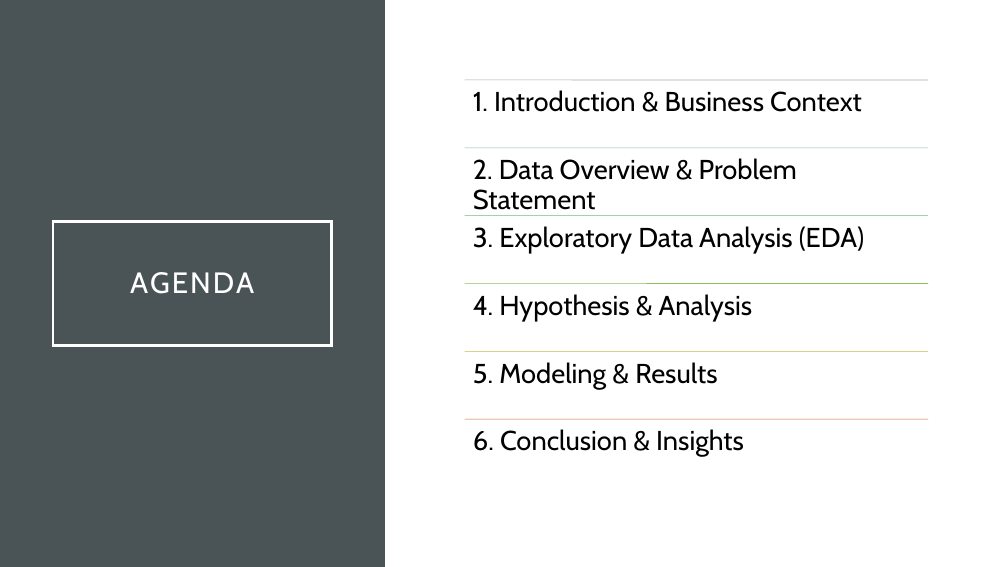
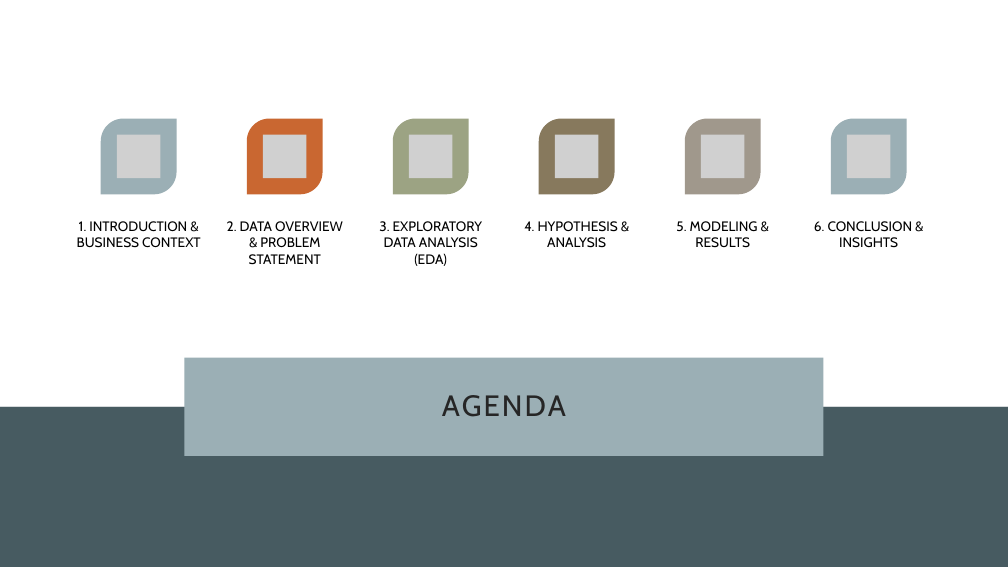
Before and after one commit to Yan1702/IOD17Feb, a slide deck: slide 2 of MiniProject1/MiniProject1_Presentation.pptx. Drawn at 1008x567 pixels with LibreOffice and Linux fonts; fonts in the diff are those of the drawing; grey boxes stand for pictures. Boxes give left, top, right and bottom in pixels: in the first picture for what was removed or moved away, otherwise in the second. Text is boxed around its words. In the diff, an @@ line names an element or a change of style, - is before the commit and + after.

```diff
--- a/MiniProject1/MiniProject1_Presentation.pptx
+++ b/MiniProject1/MiniProject1_Presentation.pptx
@@ rectangle removed at (0,0,385,567) @@
@@ rectangle added at (0,0,1008,407), fill #FFFFFF @@
@@ group added at (101,119,907,194): 6 round diag rects, 6 pictures @@
@@ text at (77,221,200,248): text changed; size 26 to 13 pt @@
-1. Introduction & Business Context
+1. INTRODUCTION & BUSINESS CONTEXT
@@ text at (227,221,343,265): text changed; size 26 to 13 pt @@
-2. Data Overview & Problem Statement
+2. DATA OVERVIEW & PROBLEM STATEMENT
@@ text at (379,221,483,266): text changed; size 26 to 13 pt @@
-3. Exploratory Data Analysis (EDA)
+3. EXPLORATORY DATA ANALYSIS (EDA)
@@ text at (524,221,618,248): text changed; size 26 to 13 pt @@
-4. Hypothesis & Analysis
+4. HYPOTHESIS & ANALYSIS
@@ text at (676,221,758,248): text changed; size 26 to 13 pt @@
-5. Modeling & Results
+5. MODELING & RESULTS
@@ text at (814,221,913,248): text changed; size 26 to 13 pt @@
-6. Conclusion & Insights
+6. CONCLUSION & INSIGHTS
@@ title "AGENDA": place and size @@
-title "AGENDA" at (53,222,331,346)
+title "AGENDA" at (185,358,823,456)
@@ title "AGENDA" at (185,358,823,456): text colour #FFFFFF to #262626; fill none to #9BAFB5; outline #FFFFFF 2.5 pt to none @@
@@ rectangle added at (0,407,1008,567), fill #475B61 @@
@@ group removed at (465,80,929,419): 6 lines @@
```
Also in this commit, not shown: 11 other slides changed.
